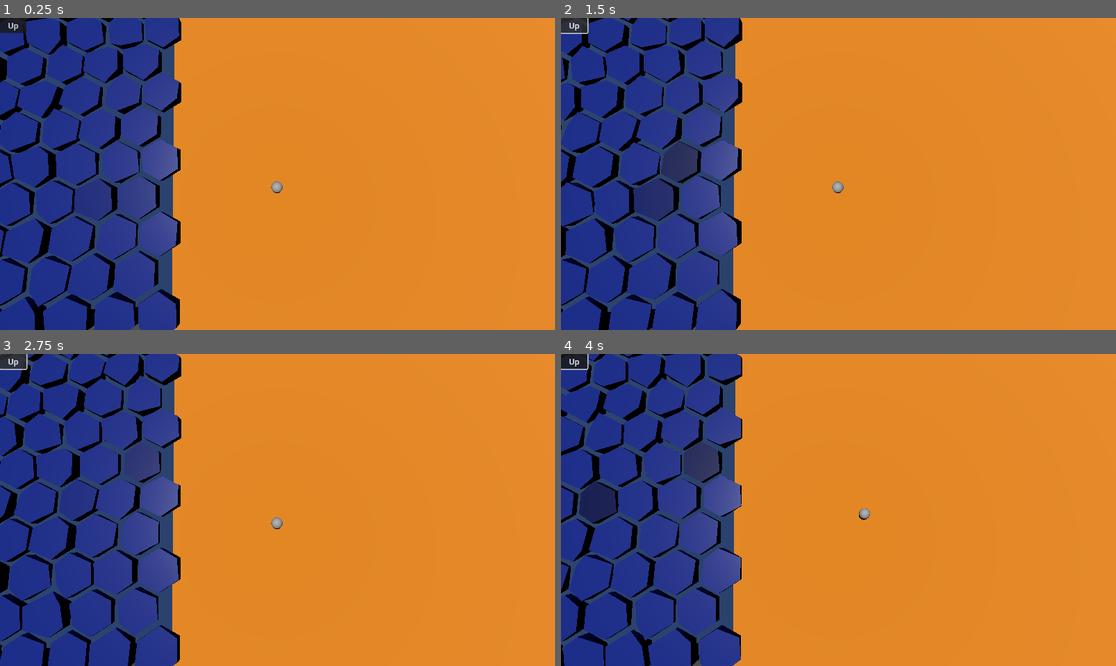
Above: before the commit, frames 1-4 (two rows, left to right).
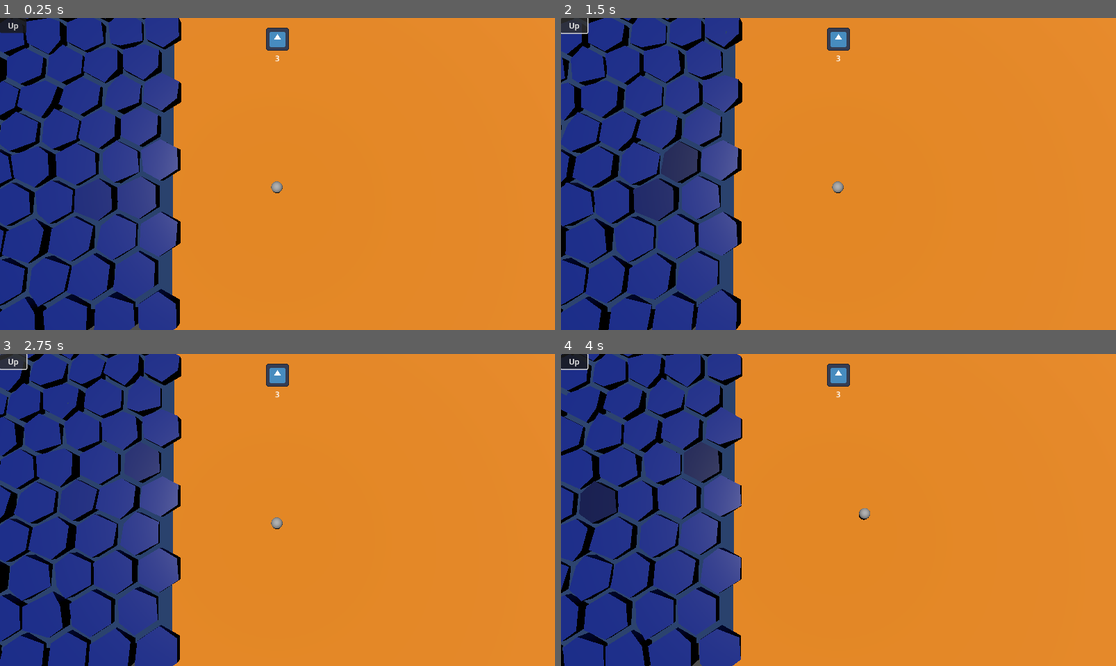
Above: after the commit, the same moments.

Repository: BinRoot/ludum-dare-58
Game: Godot game, scene res://Scenes/world.tscn
The game is run twice, just before and just after one commit, with the same random seed, the same clock (stepped at 60 frames per second) and the same inputs. The engine's default icon, where the game draws it, is replaced by a stand-in: a white triangle on a blue panel in a dark square.
Inputs (mouse positions are in pixels of both pictures, inside the frame that each line leads up to):
- Up to frame 1 (0.25 s): no input
- Up to frame 2 (1.5 s): click "Up" at 0.5 s; click "Up" at 1.25 s
- Up to frame 3 (2.75 s): click "Up" at 2 s
- Up to frame 4 (4 s): move the mouse to (960, 494) at 2.77 s; click (960, 494) at 2.92 s; move the mouse to (727, 525) at 3.52 s; click (727, 525) at 3.67 s

The runs differ from the first frame. In frame 1, 0.3% of the frame differs, in the area x 47-53%, y 3-15%; in frame 2, 0.3%; in frame 3, 0.3%; in frame 4, 0.3%.

Commit message:
added net

Diff:
--- /dev/null
+++ b/Scenes/InventoryItem.tscn
@@ -0,0 +1,20 @@
+[gd_scene load_steps=2 format=3 uid="uid://c6eklq4d6ntv5"]
+
+[ext_resource type="Script" path="res://Scenes/inventory_item.gd" id="1_1"]
+
+[node name="InventoryItem" type="VBoxContainer"]
+offset_right = 60.0
+offset_bottom = 60.0
+script = ExtResource("1_1")
+
+[node name="TextureRect" type="TextureRect" parent="."]
+custom_minimum_size = Vector2(48, 48)
+layout_mode = 2
+expand_mode = 1
+stretch_mode = 5
+
+[node name="Label" type="Label" parent="."]
+layout_mode = 2
+text = "0"
+horizontal_alignment = 1
+vertical_alignment = 1
--- /dev/null
+++ b/Scenes/hud.gd
@@ -0,0 +1,26 @@
+extends CanvasLayer
+
+@onready var inventory_container: HBoxContainer = $InventoryContainer
+var inventory_item_scene: PackedScene = preload("res://Scenes/InventoryItem.tscn")
+var inventory_items: Dictionary = {}  # item_id -> InventoryItem node
+
+func _ready():
+	# Connect to global inventory changes
+	Global.inventory_changed.connect(_on_inventory_changed)
+	# Initial update
+	_on_inventory_changed()
+
+func _on_inventory_changed():
+	# Update or create inventory item displays for each item
+	for item in Global.items:
+		var count = Global.get_item_count(item.id)
+
+		if item.id in inventory_items:
+			# Update existing display
+			inventory_items[item.id].set_item(item, count)
+		else:
+			# Create new inventory item display
+			var inv_item = inventory_item_scene.instantiate()
+			inventory_container.add_child(inv_item)
+			inventory_items[item.id] = inv_item
+			inv_item.set_item(item, count)
--- /dev/null
+++ b/Scenes/hud.tscn
@@ -0,0 +1,17 @@
+[gd_scene load_steps=2 format=3 uid="uid://dlfuaipowshr3"]
+
+[ext_resource type="Script" path="res://Scenes/hud.gd" id="1_1"]
+
+[node name="HUD" type="CanvasLayer"]
+script = ExtResource("1_1")
+
+[node name="InventoryContainer" type="HBoxContainer" parent="."]
+anchors_preset = 5
+anchor_left = 0.5
+anchor_right = 0.5
+offset_left = -100.0
+offset_top = 20.0
+offset_right = 100.0
+offset_bottom = 100.0
+grow_horizontal = 2
+alignment = 1
--- /dev/null
+++ b/Scenes/inventory_item.gd
@@ -0,0 +1,18 @@
+extends VBoxContainer
+
+var item_data: ItemData
+var item_count: int = 0
+
+@onready var texture_rect: TextureRect = $TextureRect
+@onready var label: Label = $Label
+
+func set_item(data: ItemData, count: int):
+	item_data = data
+	item_count = count
+	update_display()
+
+func update_display():
+	if item_data != null and is_node_ready():
+		texture_rect.texture = item_data.icon
+		label.text = str(item_count)
+		visible = item_count > 0
--- a/Scenes/player.gd
+++ b/Scenes/player.gd
@@ -3,6 +3,8 @@
 @onready var camera: Camera3D = get_viewport().get_camera_3d()
 @export var ground_y := 0.0
 @export var speed := 6.0
+
+
 var target := Vector3.ZERO
 var has_target := false
 
--- a/Scenes/world.tscn
+++ b/Scenes/world.tscn
@@ -1,8 +1,9 @@
-[gd_scene load_steps=9 format=3 uid="uid://bny86q764j0b2"]
+[gd_scene load_steps=10 format=3 uid="uid://bny86q764j0b2"]
 
 [ext_resource type="Script" uid="uid://b5kps4ue5b4hw" path="res://Scenes/world.gd" id="1_5a7ea"]
 [ext_resource type="PackedScene" uid="uid://bj2m6hkljq3ax" path="res://Scenes/player.tscn" id="1_a02cp"]
 [ext_resource type="PackedScene" uid="uid://fmoiqtua5rsi" path="res://Scenes/fish.tscn" id="3_5a7ea"]
+[ext_resource type="PackedScene" uid="uid://dlfuaipowshr3" path="res://Scenes/hud.tscn" id="4_hud"]
 
 [sub_resource type="BoxShape3D" id="BoxShape3D_5a7ea"]
 size = Vector3(20, 1, 30)
@@ -58,3 +59,5 @@
 transform = Transform3D(1, 0, 0, 0, 1, 0, 0, 0, 1, 15, 0, -5)
 mesh = SubResource("PlaneMesh_8j60k")
 surface_material_override/0 = SubResource("StandardMaterial3D_8j60k")
+
+[node name="HUD" parent="." instance=ExtResource("4_hud")]
--- a/global.gd
+++ b/global.gd
@@ -1 +1,43 @@
 extends Node
+
+# Item definitions
+var net_item: ItemData
+var items: Array[ItemData] = []
+
+# Inventory tracking (item_id -> count)
+var inventory: Dictionary = {}
+
+# Signal to notify when inventory changes
+signal inventory_changed
+
+func _ready():
+	# Create the net item
+	net_item = ItemData.new()
+	net_item.id = "net"
+	net_item.display_name = "Net"
+	net_item.icon = load("res://icon.svg")
+	items.append(net_item)
+
+	# Start with 3 nets
+	inventory["net"] = 3
+	inventory_changed.emit()
+
+func use_item(item_id: StringName) -> bool:
+	if inventory.get(item_id, 0) > 0:
+		inventory[item_id] -= 1
+		inventory_changed.emit()
+		return true
+	return false
+
+func add_item(item_id: StringName, amount: int = 1):
+	inventory[item_id] = inventory.get(item_id, 0) + amount
+	inventory_changed.emit()
+
+func get_item_count(item_id: StringName) -> int:
+	return inventory.get(item_id, 0)
+
+func get_item_data(item_id: StringName) -> ItemData:
+	for item in items:
+		if item.id == item_id:
+			return item
+	return null
--- /dev/null
+++ b/item_data.gd
@@ -0,0 +1,5 @@
+extends Resource
+class_name ItemData
+@export var id: StringName
+@export var display_name: String
+@export var icon: Texture2D
Not shown, added: Scenes/hud.gd.uid
Not shown, added: Scenes/inventory_item.gd.uid
Not shown, added: item_data.gd.uid
